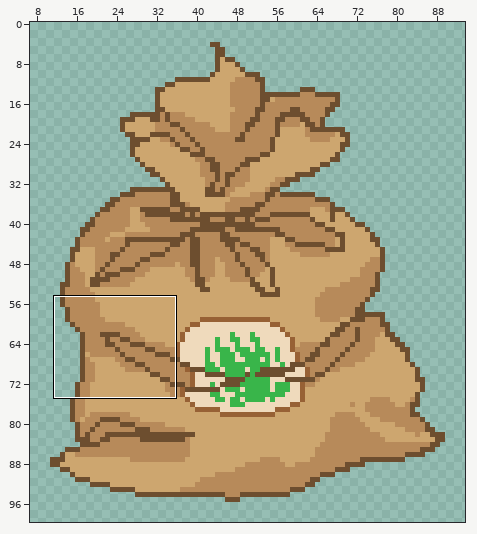
Two versions of one sprite sheet, img/carrot-seeds.png. Above: a wide view before the commit, with the close-up outlined.
Close-up. Earlier state:
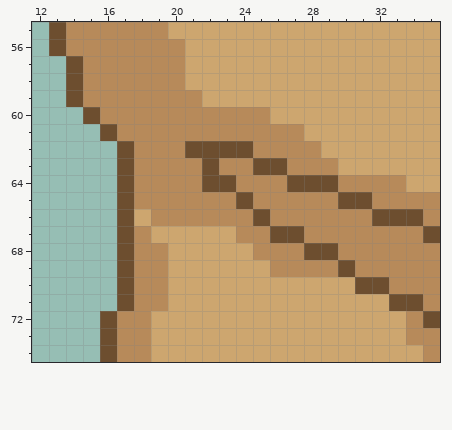
The file is 100x100 pixels. Colours within 5 levels of each other are drawn and written as one. Shown: x 12..35, y 55..74. The wide view leaves out empty margins. The commit also changed other parts of the picture, which this record leaves out.
After:
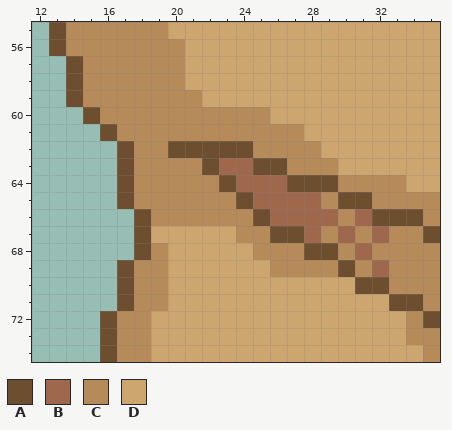
Palette (. is transparent): A #6d4e2f  B #9f684d  C #b78a5a  D #cda66f
What changed:
{"y":62,"x":20,"old":"C","new":"A"}
{"y":63,"x":23,"old":"CC","new":"BB"}
{"y":64,"x":22,"old":"A","new":"C"}
{"y":64,"x":24,"old":"CCC","new":"BBB"}
{"y":65,"x":25,"old":"CCCC","new":"BBBB"}
{"y":66,"x":17,"old":"AD","new":".A"}
{"y":66,"x":26,"old":"CCCC","new":"BBBB"}
{"y":66,"x":31,"old":"C","new":"B"}
{"y":67,"x":17,"old":"AC","new":".A"}
{"y":67,"x":28,"old":"C","new":"B"}
{"y":67,"x":30,"old":"C","new":"B"}
{"y":67,"x":32,"old":"C","new":"B"}
{"y":68,"x":17,"old":"AC","new":".A"}
{"y":68,"x":31,"old":"C","new":"B"}
{"y":69,"x":32,"old":"C","new":"B"}
{"label":"changed","picture_box":[117,141,389,277]}
